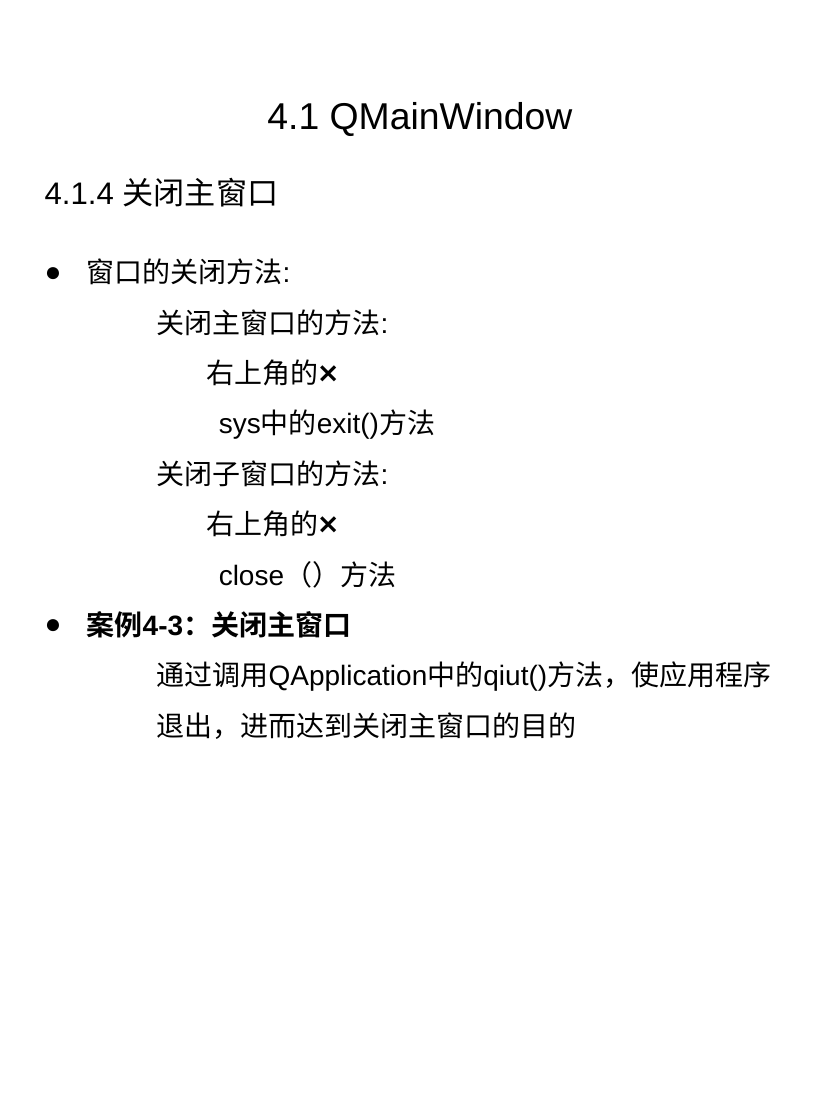
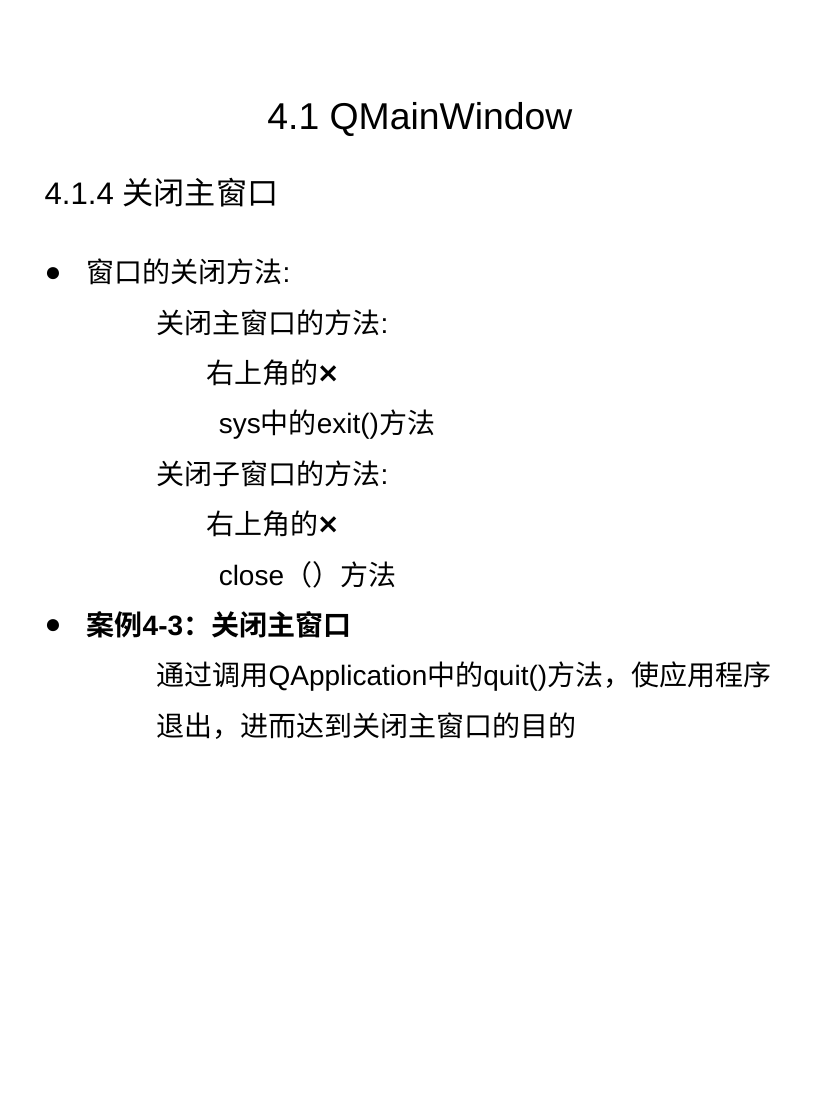
Before and after one commit to papercode-for-cheung/objectOriented_Group3_controls, a slide deck: slide 6 of controls/PyQt5--基本窗口控件(4.1-4.5)_张培良.pptx. Drawn at 840x1120 pixels with LibreOffice and Linux fonts; fonts in the diff are those of the drawing. Boxes give left, top, right and bottom in pixels: in the first picture for what was removed or moved away, otherwise in the second. Text is boxed around its words. In the diff, an @@ line names an element or a change of style, - is before the commit and + after.

```diff
--- a/controls/PyQt5--基本窗口控件(4.1-4.5)_张培良.pptx
+++ b/controls/PyQt5--基本窗口控件(4.1-4.5)_张培良.pptx
@@ text at [157, 661, 772, 691]: text changed @@
-通过调用QApplication中的qiut()方法，使应用程序
+通过调用QApplication中的quit()方法，使应用程序
```
Also in this commit, not shown: 3 other slides changed, 1 slide added, 1 slide removed, 2 other files.
